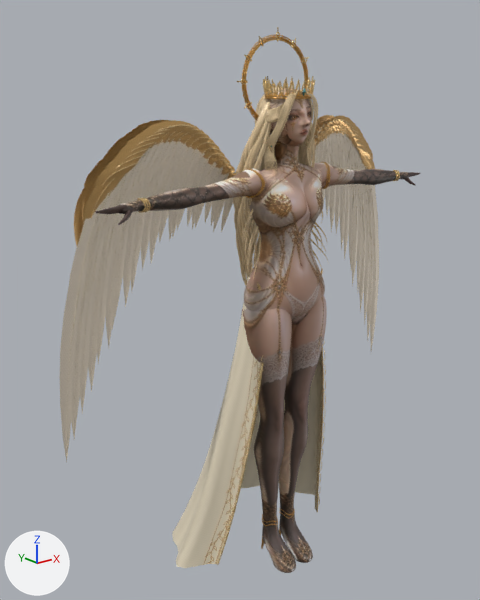
A saved change to the Blender file Seraph/Moon-Seraph.blend.
The view is the same before and after, from a camera (50 mm lens) standing at (-1.515, -1.641, 1.749) and looking at (-0.049, 0.191, 1.016). The lights are fixed; the arrows at lower left show +X, +Y and +Z. The older version comes first.

In view in the first picture: '01 • figure | sculpt and bodice', '02 • neck and face', '03 • limbs L', '03 • limbs R', '04 • vanes and coverts L', '04 • vanes and coverts R', '05 • silk train L', '05 • silk train R', '07 • layered waves', '08 • solar diadem', '09 • filigree crown' and 5 more.
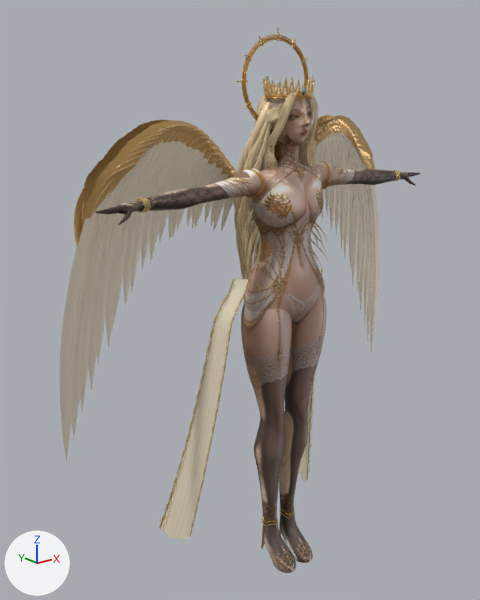
What differs and where, as boxes [x1, y1, x2, y2] in the pictures (480 x 600 px):
'05 • silk train R', deleted
    before: [172, 274, 264, 568]
    faces in mat_embroidered_ivory_silk (picture img_brocade_jpg): [172, 274, 262, 568]
    faces in mat_burnished_edge (beige #f6d390): [217, 362, 264, 565]
    faces in mat_champagne_embroidery (beige #e6ca99): [219, 355, 263, 558]
'05 • battle split train R', added (beige)
    after: [159, 279, 250, 539]
    faces in mat_embroidered_ivory_silk (picture img_brocade_jpg): [160, 279, 248, 539]
    faces in mat_burnished_edge (beige #f6d390): [159, 279, 250, 536]
    faces in mat_champagne_embroidery (beige #e6ca99): [161, 289, 245, 529]
'05 • silk train L', deleted (brown)
    before: [241, 341, 326, 512]
    faces in mat_embroidered_ivory_silk (picture img_brocade_jpg): [241, 353, 322, 511]
    faces in mat_burnished_edge (beige #f6d390): [317, 347, 324, 512]
'05 • battle split train L', added
    after: [299, 376, 315, 482]
    faces in mat_embroidered_ivory_silk (picture img_brocade_jpg): [299, 383, 312, 482]

Diff of the bpy script that builds the scene:
```diff
--- a/Seraph/Moon-Seraph.blend.py
+++ b/Seraph/Moon-Seraph.blend.py
@@ me_05___battle_split_train_r @@
+me_05___battle_split_train_r.from_pydata(...)  # 1783 vertices, 1528 faces; spans x -0.371..-0.137, y 0.029..0.299, z 0.09..1.147
+me_05___battle_split_train_r.polygons.foreach_set('use_smooth', [True] * 1528)
+# faces by material slot: [544, 408, 576]
+me_05___battle_split_train_r.materials.append(mat_embroidered_ivory_silk)  # picture img_brocade_jpg
+me_05___battle_split_train_r.materials.append(mat_burnished_edge)  # beige #f6d390
+me_05___battle_split_train_r.materials.append(mat_champagne_embroidery)  # beige #e6ca99
@@ me_05___battle_split_train_l @@
+me_05___battle_split_train_l.from_pydata(...)  # 1783 vertices, 1528 faces; spans x 0.137..0.371, y 0.029..0.299, z 0.09..1.147
+me_05___battle_split_train_l.polygons.foreach_set('use_smooth', [True] * 1528)
+# faces by material slot: [544, 408, 576]
+me_05___battle_split_train_l.materials.append(mat_embroidered_ivory_silk)  # picture img_brocade_jpg
+me_05___battle_split_train_l.materials.append(mat_burnished_edge)  # beige #f6d390
+me_05___battle_split_train_l.materials.append(mat_champagne_embroidery)  # beige #e6ca99
@@ ob_05___silk_train_l @@
-ob_05___silk_train_l = bpy.data.objects.new('05 • silk train L', me_05___silk_train_l)
-ob_05___silk_train_l.location = (0.0, 0.0, 0.0)
@@ ob_05___silk_train_r @@
-ob_05___silk_train_r = bpy.data.objects.new('05 • silk train R', me_05___silk_train_r)
-ob_05___silk_train_r.location = (0.0, 0.0, 0.0)
@@ ob_05___battle_split_train_r @@
+ob_05___battle_split_train_r = bpy.data.objects.new('05 • battle split train R', me_05___battle_split_train_r)
+ob_05___battle_split_train_r.location = (0.0, 0.0, 0.0)
@@ ob_05___battle_split_train_l @@
+ob_05___battle_split_train_l = bpy.data.objects.new('05 • battle split train L', me_05___battle_split_train_l)
+ob_05___battle_split_train_l.location = (0.0, 0.0, 0.0)
```
